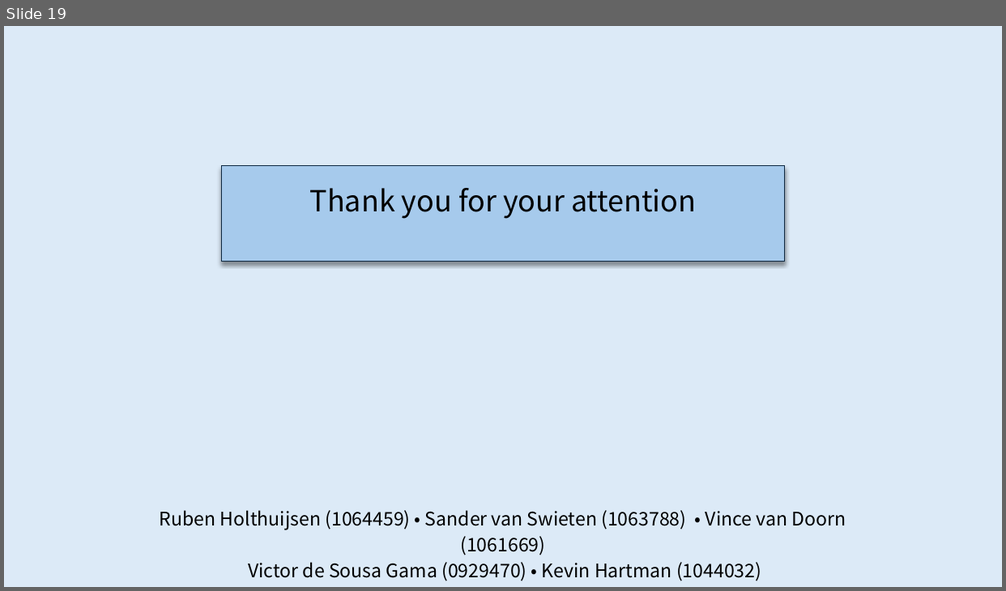
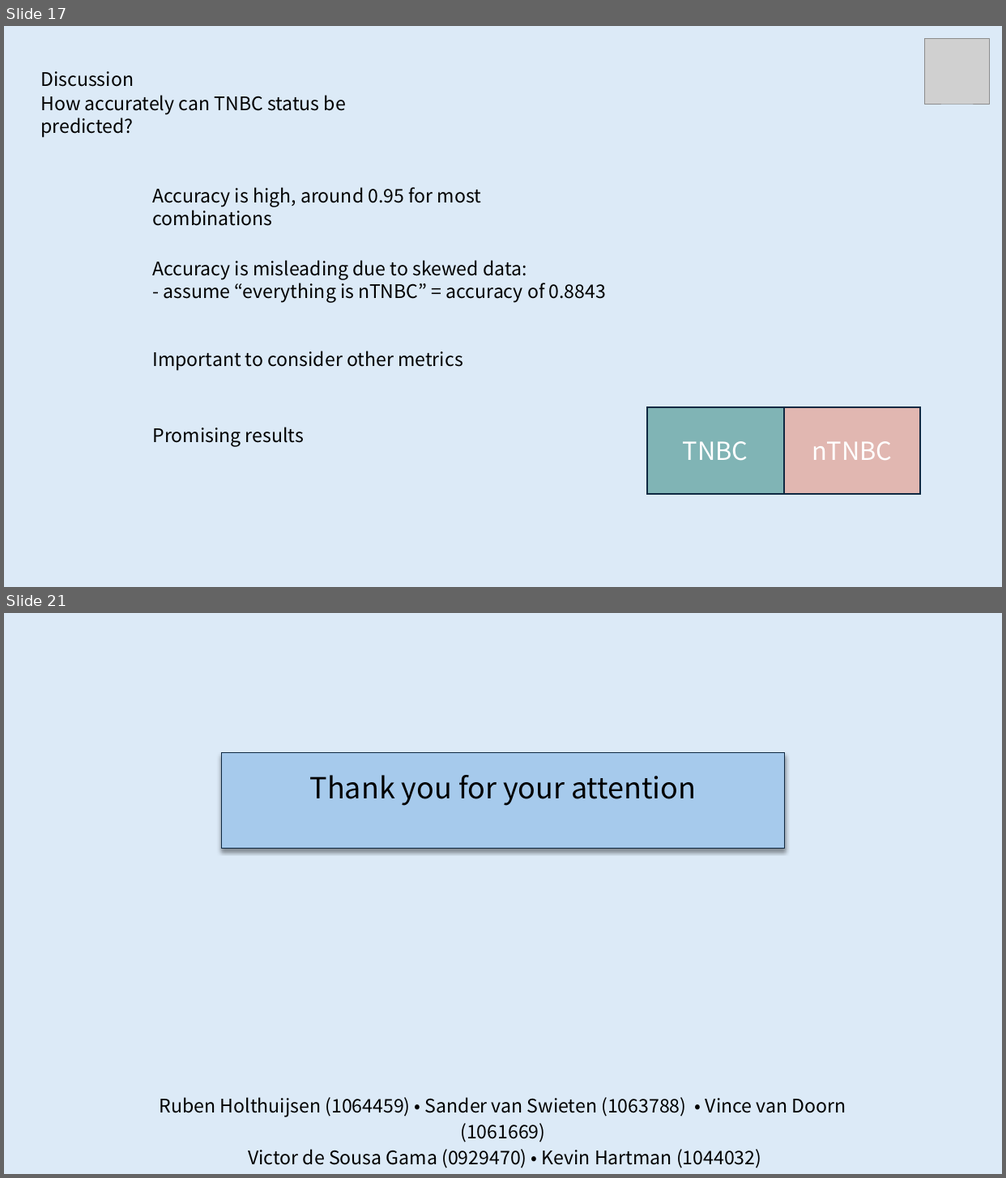
Before and after one commit to rhlt/tnbc, a slide deck: CapstoneProject_FinalPresentation.pptx. Shown one above the other, each under a label of ours: slide 19 before the commit, slides 17 and 21 after it; the slides between them are not shown. The pictures are 1006x591 and 1006x1178 pixels, drawn with LibreOffice and Linux fonts; fonts in the diff are those of the drawing; grey boxes stand for pictures. Boxes give left, top, right and bottom in pixels: in the first picture for what was removed or moved away, otherwise in the second. Text is boxed around its words. In the diff, an @@ line names an element or a change of style, - is before the commit and + after.

```diff
--- a/CapstoneProject_FinalPresentation.pptx
+++ b/CapstoneProject_FinalPresentation.pptx
@@ slide 17 added at [4, 26, 1002, 587], background #DCEAF7 @@
@@ picture added at [925, 39, 990, 104] @@
@@ text added at [40, 71, 134, 87], 18 pt, text #000000 @@
+Discussion
@@ text added at [40, 95, 346, 138], 18 pt, text #000000 @@
+How accurately can TNBC status be predicted?
@@ text added at [152, 187, 481, 226], 18 pt, text #000000 @@
+Accuracy is high, around 0.95 for most combinations
@@ text added at [152, 260, 606, 303], 18 pt, text #000000 @@
+Accuracy is misleading due to skewed data:
+- assume “everything is nTNBC” = accuracy of 0.8843
@@ text added at [152, 351, 463, 370], 18 pt, text #000000 @@
+Important to consider other metrics
@@ rectangle added at [647, 408, 784, 494], fill #80B4B5, outline #0E2841 1.5 pt, 24 pt, text #FFFFFF @@
+TNBC
@@ rectangle added at [784, 408, 921, 494], fill #E1B7B1, outline #0E2841 1.5 pt, 24 pt, text #FFFFFF @@
+nTNBC
@@ text added at [152, 427, 304, 447], 18 pt, text #000000 @@
+Promising results
@@ what was slide 19 is now slide 21 @@
```
Also in this commit, not shown: 15 slides changed, 3 other slides added, 2 slides removed, 1 other file.
